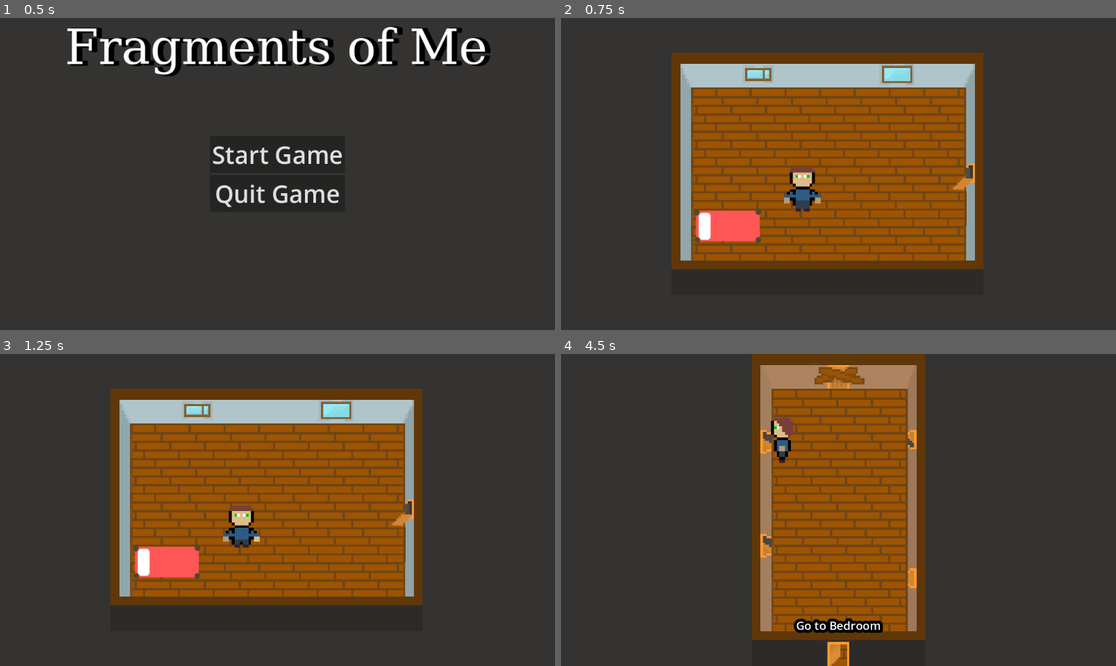
Above: before the commit, frames 1-4 (two rows, left to right).
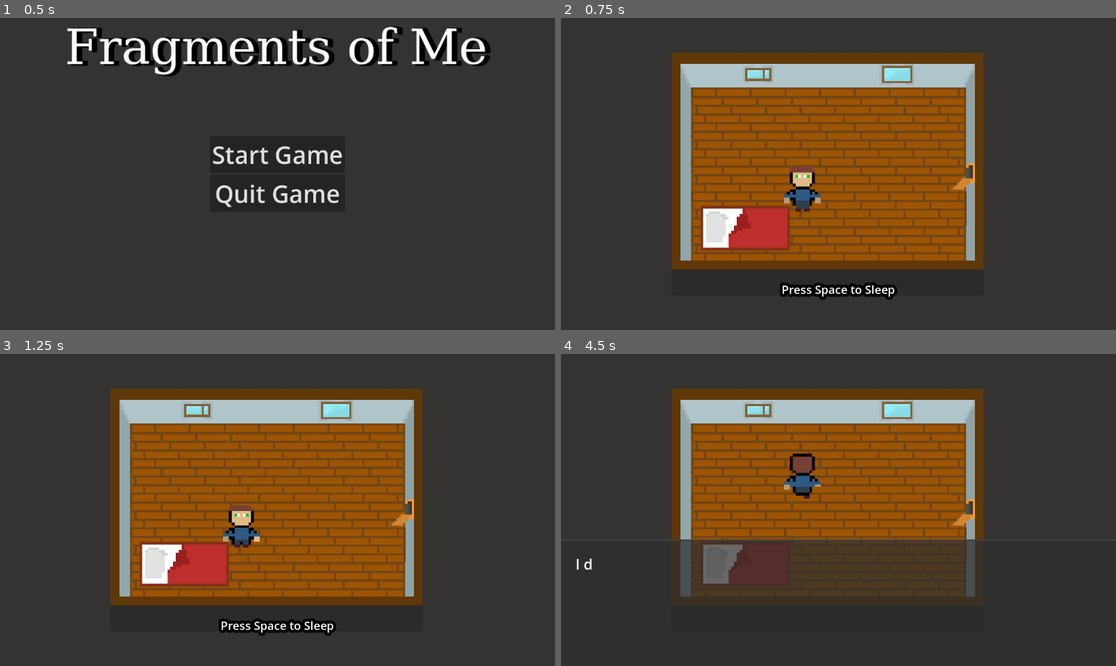
Above: after the commit, the same moments.

Repository: Warreign/fragments-of-me
Game: Godot game, scene res://ui/main_menu.tscn
Same seed, same stepped clock (60 frames per second), same inputs: the game is played once before the commit and once after it.
Inputs (mouse positions are in pixels of both pictures, inside the frame that each line leads up to):
- Up to frame 1 (0.5 s): no input
- Up to frame 2 (0.75 s): click "Start Game" at 0.5 s
- Up to frame 3 (1.25 s): no input
- Up to frame 4 (4.5 s): tap Space (primary_action) at 1.25, 2, 2.75, 3.5, 3.6, 4.25 s; move the mouse to (960, 494) at 1.27 s; hold Right (move_right) 1.28-2.03 s; click (960, 494) at 1.35 s; tap Q (toggle_time, bound only after the commit) at 1.55, 2.1, 3.05 s; move the mouse to (727, 525) at 2.02 s; hold S (move_down) 2.03-2.78 s; click (727, 525) at 2.3 s; move the mouse to (894, 441) at 2.77 s; hold Right (move_right) 2.78-3.53 s; click (894, 441) at 2.85 s; move the mouse to (810, 572) at 3.52 s; hold W (move_up) 3.53-4.28 s; click (810, 572) at 3.8 s; move the mouse to (1005, 556) at 4.27 s; hold A (move_left) from 4.28 s (still down); tap R (secondary_action, bound only after the commit) at 4.35 s

Frame 1 is identical in both runs. In frame 2, 3.1% of the frame differs, in the area x 23-61%, y 60-91%; in frame 3, 3.1%; in frame 4, 35%, in the area x 2-77%, y 0-100%.

Commit message:
toggle time

Diff:
--- a/Player.tscn
+++ b/Player.tscn
@@ -157,6 +157,7 @@
 debug_color = Color(0.846175, 0.262715, 0.68216, 0.42)
 
 [node name="AnimatedSprite2D" type="AnimatedSprite2D" parent="."]
+z_index = 2
 texture_filter = 1
 scale = Vector2(3, 3)
 sprite_frames = SubResource("SpriteFrames_lbqaa")
--- /dev/null
+++ b/art/bed.tres
@@ -0,0 +1,7 @@
+[gd_resource type="AtlasTexture" load_steps=2 format=3 uid="uid://cnpsg5uqobc2h"]
+
+[ext_resource type="Texture2D" uid="uid://lyx3tywyiy4n" path="res://art/items.png" id="1_lmr22"]
+
+[resource]
+atlas = ExtResource("1_lmr22")
+region = Rect2(0, 0, 16, 32)
--- a/common/controller.gd
+++ b/common/controller.gd
@@ -7,6 +7,8 @@
 var current_scene : Node = null
 
 var _is_handling_movement : bool = true
+
+var current_tileset_id : int = 2
 
 @export var player : Player
 
@@ -58,3 +60,15 @@
 
 func goto_main_menu():
 	goto_scene(menu_scene, false)
+
+func toggle_time():
+	if (is_in_menu):
+		return
+	var old_id : int = current_tileset_id
+	if (current_tileset_id == 2):
+		current_tileset_id = 1
+	else:
+		current_tileset_id = 2
+	var room_tileset : RoomTiles = (current_scene.get_node("RoomTiles") as RoomTiles)
+	room_tileset.tile_set.set_source_id(old_id, current_tileset_id)
+	room_tileset.notify_runtime_tile_data_update()
--- a/common/hud.gd
+++ b/common/hud.gd
@@ -31,6 +31,7 @@
 
 func hide_dialog_panel():
 	is_dialog_shown = false
+	is_animating = false
 	dialog_panel.hide()
 	Controller.set_handling_movement(true)
 
@@ -50,7 +51,7 @@
 
 func skip_text_animation():
 	is_animating = false
-	percent_shown = 1
+	percent_shown = 1.1
 	dialog_text.set_visible_ratio(1)
 
 # Called when the node enters the scene tree for the first time.
@@ -94,4 +95,5 @@
 
 func main_menu():
 	unpause_game()
+	hide_dialog_panel()
 	Controller.goto_main_menu()
--- a/objects/bed.gd
+++ b/objects/bed.gd
@@ -1,7 +1,7 @@
 extends StaticInteractable
 
 func _on_interact():
-	print("Interacted with " + name)
+	Hud.show_dialog_panel("I don't want to sleep anymore")
 
 func get_action_text():
 	return "Press Space to Sleep"
--- a/objects/static_interactable.tscn
+++ b/objects/static_interactable.tscn
@@ -3,6 +3,7 @@
 [ext_resource type="Script" path="res://objects/static_interactable.gd" id="1_get7x"]
 
 [node name="StaticInteractable" type="Area2D"]
+texture_filter = 1
 script = ExtResource("1_get7x")
 
 [node name="CollisionShape2D" type="CollisionShape2D" parent="."]
--- a/player.gd
+++ b/player.gd
@@ -37,6 +37,11 @@
 			var door : Door = (current_interactable as Door)
 			if (door):
 				door.is_locked = !door.is_locked
+
+		if (Input.is_action_just_pressed("toggle_time")):
+			Controller.toggle_time()
+
+
 
 func _get_inputs():
 	if (!Controller.is_handling_movement()):
--- a/project.godot
+++ b/project.godot
@@ -63,13 +63,13 @@
 }
 secondary_action={
 "deadzone": 0.5,
-"events": [Object(InputEventKey,"resource_local_to_scene":fa …(140 unchanged characters)… d":false,"keycode":0,"physical_keycode":69,"key_label":0,"unicode":101,"location":0,"echo":false,"script":null)
+"events": [Object(InputEventKey,"resource_local_to_scene":fa …(140 unchanged characters)… d":false,"keycode":0,"physical_keycode":82,"key_label":0,"unicode":114,"location":0,"echo":false,"script":null)
 ]
 }
 dialog_interaction={
 "deadzone": 0.5,
-"events": [Object(InputEventKey,"resource_local_to_scene":false,"resource_name":"","device":-1,"window_id":0,"alt_pressed":false,"shift_pressed":false,"ctrl_pressed":false,"meta_pressed":false,"pressed":false,"keycode":0,"physical_keycode":32,"key_label":0,"unicode":32,"location":0,"echo":false,"script":null)
-, Object(InputEventMouseButton,"resource_local_to_scene":false,"resource_name":"","device":-1,"window_id":0,"alt_pressed":false,"shift_pressed":false,"ctrl_pressed":false,"meta_pressed":false,"button_mask":1,"position":Vector2(125, 17),"global_position":Vector2(137, 74),"factor":1.0,"button_index":1,"canceled":false,"pressed":true,"double_click":false,"script":null)
+"events": [Object(InputEventMouseButton,"resource_local_to_scene":false,"resource_name":"","device":-1,"window_id":0,"alt_pressed":false,"shift_pressed":false,"ctrl_pressed":false,"meta_pressed":false,"button_mask":1,"position":Vector2(125, 17),"global_position":Vector2(137, 74),"factor":1.0,"button_index":1,"canceled":false,"pressed":true,"double_click":false,"script":null)
+, Object(InputEventKey,"resource_local_to_scene":false,"resource_name":"","device":-1,"window_id":0,"alt_pressed":false,"shift_pressed":false,"ctrl_pressed":false,"meta_pressed":false,"pressed":false,"keycode":0,"physical_keycode":69,"key_label":0,"unicode":101,"location":0,"echo":false,"script":null)
 ]
 }
 pause={
@@ -77,6 +77,11 @@
 "events": [Object(InputEventKey,"resource_local_to_scene":false,"resource_name":"","device":-1,"window_id":0,"alt_press …(195 unchanged characters)…
 ]
 }
+toggle_time={
+"deadzone": 0.5,
+"events": [Object(InputEventKey,"resource_local_to_scene":false,"resource_name":"","device":-1,"window_id":0,"alt_pressed":false,"shift_pressed":false,"ctrl_pressed":false,"meta_pressed":false,"pressed":false,"keycode":0,"physical_keycode":81,"key_label":0,"unicode":113,"location":0,"echo":false,"script":null)
+]
+}
 
 [rendering]
 
--- a/rooms.tres
+++ b/rooms.tres
@@ -7,6 +7,126 @@
 
 [sub_resource type="TileSetAtlasSource" id="TileSetAtlasSource_gfhht"]
 texture = ExtResource("1_f6hqi")
+1:0/0 = 0
+0:1/0 = 0
+0:2/0 = 0
+0:3/0 = 0
+0:4/0 = 0
+0:5/0 = 0
+0:6/0 = 0
+1:6/0 = 0
+1:5/0 = 0
+0:0/0 = 0
+2:1/0 = 0
+3:2/0 = 0
+3:3/0 = 0
+2:4/0 = 0
+2:6/0 = 0
+2:7/0 = 0
+3:5/0 = 0
+3:4/0 = 0
+1:1/0 = 0
+1:2/0 = 0
+1:3/0 = 0
+1:4/0 = 0
+2:5/0 = 0
+2:3/0 = 0
+2:2/0 = 0
+0:7/0 = 0
+1:8/0 = 0
+0:8/0 = 0
+2:8/0 = 0
+3:7/0 = 0
+4:6/0 = 0
+3:8/0 = 0
+4:8/0 = 0
+5:8/0 = 0
+6:7/0 = 0
+6:6/0 = 0
+6:5/0 = 0
+5:4/0 = 0
+4:4/0 = 0
+6:8/0 = 0
+7:8/0 = 0
+8:7/0 = 0
+9:6/0 = 0
+9:5/0 = 0
+9:4/0 = 0
+8:3/0 = 0
+7:2/0 = 0
+6:2/0 = 0
+5:2/0 = 0
+4:2/0 = 0
+4:7/0 = 0
+5:7/0 = 0
+7:6/0 = 0
+8:5/0 = 0
+8:4/0 = 0
+9:3/0 = 0
+9:2/0 = 0
+8:1/0 = 0
+7:1/0 = 0
+6:0/0 = 0
+5:0/0 = 0
+4:0/0 = 0
+3:1/0 = 0
+1:7/0 = 0
+6:1/0 = 0
+5:1/0 = 0
+4:3/0 = 0
+5:6/0 = 0
+7:5/0 = 0
+8:2/0 = 0
+2:0/0 = 0
+3:0/0 = 0
+4:1/0 = 0
+4:5/0 = 0
+5:5/0 = 0
+6:4/0 = 0
+0:9/size_in_atlas = Vector2i(17, 1)
+0:9/0 = 0
+20:9/0 = 0
+15:10/size_in_atlas = Vector2i(3, 3)
+15:10/0 = 0
+10:0/size_in_atlas = Vector2i(8, 9)
+10:0/0 = 0
+7:0/0 = 0
+8:0/0 = 0
+9:1/0 = 0
+7:4/0 = 0
+5:3/0 = 0
+7:3/0 = 0
+6:3/0 = 0
+9:0/0 = 0
+3:6/0 = 0
+7:7/0 = 0
+9:7/0 = 0
+9:8/0 = 0
+8:8/0 = 0
+8:6/0 = 0
+12:10/0 = 0
+11:11/0 = 0
+10:11/0 = 0
+9:10/0 = 0
+10:10/0 = 0
+9:11/0 = 0
+10:12/0 = 0
+11:10/0 = 0
+8:10/0 = 0
+13:10/0 = 0
+11:12/0 = 0
+12:12/0 = 0
+13:11/0 = 0
+14:11/0 = 0
+9:12/0 = 0
+12:11/0 = 0
+14:10/0 = 0
+13:12/0 = 0
+14:12/0 = 0
+7:11/0 = 0
+8:11/0 = 0
+18:4/0 = 0
+18:3/0 = 0
 
 [sub_resource type="TileSetAtlasSource" id="TileSetAtlasSource_erj75"]
 texture = ExtResource("1_pwcqp")
@@ -122,4 +242,4 @@
 physics_layer_0/collision_layer = 1
 physics_layer_0/physics_material = SubResource("PhysicsMaterial_tqe5q")
 sources/2 = SubResource("TileSetAtlasSource_erj75")
-sources/0 = SubResource("TileSetAtlasSource_gfhht")
+sources/1 = SubResource("TileSetAtlasSource_gfhht")
--- a/rooms/Bedroom.tscn
+++ b/rooms/Bedroom.tscn
@@ -5,16 +5,16 @@
 [ext_resource type="PackedScene" uid="uid://cvogxl1ccrhnf" path="res://objects/static_interactable.tscn" id="3_gjkis"]
 [ext_resource type="Script" path="res://rooms/room_tilemap.gd" id="3_hlq27"]
 [ext_resource type="Script" path="res://objects/bed.gd" id="4_0aneo"]
-[ext_resource type="Texture2D" uid="uid://dbw3fv6im6aek" path="res://art/Bed.png" id="5_bypre"]
 [ext_resource type="PackedScene" uid="uid://bghbvcto7nwvq" path="res://objects/door.tscn" id="6_6ksv3"]
+[ext_resource type="Texture2D" uid="uid://cnpsg5uqobc2h" path="res://art/bed.tres" id="6_d1nup"]
 [ext_resource type="PackedScene" uid="uid://b4fkn0abcmmcu" path="res://objects/interactable.tscn" id="7_vlhy6"]
 [ext_resource type="Script" path="res://objects/window.gd" id="8_pgfgn"]
 
 [sub_resource type="RectangleShape2D" id="RectangleShape2D_tjgnb"]
-size = Vector2(44, 26)
+size = Vector2(50, 31)
 
 [sub_resource type="RectangleShape2D" id="RectangleShape2D_3egva"]
-size = Vector2(30, 16.9999)
+size = Vector2(42, 23.9999)
 
 [sub_resource type="RectangleShape2D" id="RectangleShape2D_a7fu4"]
 size = Vector2(20, 17)
@@ -33,22 +33,23 @@
 script = ExtResource("3_hlq27")
 
 [node name="Bed" parent="." instance=ExtResource("3_gjkis")]
-position = Vector2(-13, -19)
+position = Vector2(-6, -18)
 rotation = -3.14159
 script = ExtResource("4_0aneo")
 
 [node name="CollisionShape2D" parent="Bed" index="0"]
-position = Vector2(21, -36)
+position = Vector2(20, -33.5)
 shape = SubResource("RectangleShape2D_tjgnb")
 
 [node name="CollisionShape2D" parent="Bed/StaticBody2D" index="0"]
-position = Vector2(22, -34.5)
+position = Vector2(20.9999, -35.0001)
 shape = SubResource("RectangleShape2D_3egva")
 
 [node name="Sprite2D" parent="Bed" index="2"]
-position = Vector2(22, -36)
-scale = Vector2(0.32, 0.32)
-texture = ExtResource("5_bypre")
+position = Vector2(20.9999, -36.0001)
+rotation = 1.57079
+scale = Vector2(1.28911, 1.28911)
+texture = ExtResource("6_d1nup")
 
 [node name="Camera2D" type="Camera2D" parent="."]
 position = Vector2(16, -7)
--- a/rooms/bathroom.tscn
+++ b/rooms/bathroom.tscn
@@ -1,11 +1,54 @@
-[gd_scene load_steps=5 format=4 uid="uid://c8w5fc4skkskq"]
+[gd_scene load_steps=19 format=4 uid="uid://dl7kckjinvwur"]
 
 [ext_resource type="TileSet" uid="uid://cmu6ss22756uw" path="res://rooms.tres" id="1_as6q7"]
 [ext_resource type="Script" path="res://rooms/room.gd" id="1_iy5jg"]
 [ext_resource type="Script" path="res://rooms/room_tilemap.gd" id="3_0bqxp"]
 [ext_resource type="PackedScene" uid="uid://bghbvcto7nwvq" path="res://objects/door.tscn" id="3_ab5r5"]
+[ext_resource type="PackedScene" uid="uid://cvogxl1ccrhnf" path="res://objects/static_interactable.tscn" id="5_ohxsq"]
+[ext_resource type="Texture2D" uid="uid://lyx3tywyiy4n" path="res://art/items.png" id="6_pp4ou"]
 
-[node name="Node2D" type="Node2D"]
+[sub_resource type="RectangleShape2D" id="RectangleShape2D_sx3vp"]
+size = Vector2(42, 24)
+
+[sub_resource type="CapsuleShape2D" id="CapsuleShape2D_gt3vx"]
+radius = 8.0
+height = 32.0
+
+[sub_resource type="AtlasTexture" id="AtlasTexture_bxv5f"]
+atlas = ExtResource("6_pp4ou")
+region = Rect2(64, 0, 32, 16)
+
+[sub_resource type="CircleShape2D" id="CircleShape2D_a3q0k"]
+radius = 12.0
+
+[sub_resource type="CircleShape2D" id="CircleShape2D_m5ale"]
+radius = 9.0
+
+[sub_resource type="AtlasTexture" id="AtlasTexture_grr0t"]
+atlas = ExtResource("6_pp4ou")
+region = Rect2(48, 0, 16, 16)
+
+[sub_resource type="RectangleShape2D" id="RectangleShape2D_j8027"]
+size = Vector2(16, 20)
+
+[sub_resource type="RectangleShape2D" id="RectangleShape2D_dw65u"]
+size = Vector2(15.5, 11)
+
+[sub_resource type="AtlasTexture" id="AtlasTexture_6ndjj"]
+atlas = ExtResource("6_pp4ou")
+region = Rect2(96, 0, 16, 16)
+
+[sub_resource type="RectangleShape2D" id="RectangleShape2D_gi46r"]
+size = Vector2(21, 17)
+
+[sub_resource type="RectangleShape2D" id="RectangleShape2D_ba3ul"]
+size = Vector2(12, 16)
+
+[sub_resource type="AtlasTexture" id="AtlasTexture_xdbq1"]
+atlas = ExtResource("6_pp4ou")
+region = Rect2(112, 0, 16, 16)
+
+[node name="Bathroom" type="Node2D"]
 script = ExtResource("1_iy5jg")
 
 [node name="RoomTiles" type="TileMapLayer" parent="."]
@@ -28,3 +71,68 @@
 
 [node name="LastPosition" type="Node2D" parent="."]
 position = Vector2(41, -9)
+
+[node name="BathTub" parent="." instance=ExtResource("5_ohxsq")]
+
+[node name="CollisionShape2D" parent="BathTub" index="0"]
+position = Vector2(-33, -20)
+shape = SubResource("RectangleShape2D_sx3vp")
+
+[node name="CollisionShape2D" parent="BathTub/StaticBody2D" index="0"]
+position = Vector2(-34, -21)
+rotation = 1.57079
+shape = SubResource("CapsuleShape2D_gt3vx")
+
+[node name="Sprite2D" parent="BathTub" index="2"]
+position = Vector2(-34, -21)
+texture = SubResource("AtlasTexture_bxv5f")
+
+[node name="Toilet" parent="." instance=ExtResource("5_ohxsq")]
+
+[node name="CollisionShape2D" parent="Toilet" index="0"]
+position = Vector2(-45, 15)
+shape = SubResource("CircleShape2D_a3q0k")
+
+[node name="CollisionShape2D" parent="Toilet/StaticBody2D" index="0"]
+position = Vector2(-49, 15)
+shape = SubResource("CircleShape2D_m5ale")
+
+[node name="Sprite2D" parent="Toilet" index="2"]
+position = Vector2(-47, 15)
+rotation = 1.57079
+texture = SubResource("AtlasTexture_grr0t")
+
+[node name="Sink" parent="." instance=ExtResource("5_ohxsq")]
+position = Vector2(51, -16)
+
+[node name="CollisionShape2D" parent="Sink" index="0"]
+position = Vector2(-38, -7)
+shape = SubResource("RectangleShape2D_j8027")
+
+[node name="CollisionShape2D" parent="Sink/StaticBody2D" index="0"]
+position = Vector2(-38, -10)
+shape = SubResource("RectangleShape2D_dw65u")
+
+[node name="Sprite2D" parent="Sink" index="2"]
+position = Vector2(-38, -8)
+texture = SubResource("AtlasTexture_6ndjj")
+
+[node name="Closet" parent="." instance=ExtResource("5_ohxsq")]
+
+[node name="CollisionShape2D" parent="Closet" index="0"]
+position = Vector2(47.5, 19.5)
+shape = SubResource("RectangleShape2D_gi46r")
+
+[node name="CollisionShape2D" parent="Closet/StaticBody2D" index="0"]
+position = Vector2(48, 19)
+shape = SubResource("RectangleShape2D_ba3ul")
+
+[node name="Sprite2D" parent="Closet" index="2"]
+position = Vector2(51, 19)
+rotation = -3.14159
+texture = SubResource("AtlasTexture_xdbq1")
+
+[editable path="BathTub"]
+[editable path="Toilet"]
+[editable path="Sink"]
+[editable path="Closet"]
--- /dev/null
+++ b/rooms/past_rooms.tres
@@ -0,0 +1,9 @@
+[gd_resource type="TileSet" load_steps=3 format=3 uid="uid://b7metsnjapbcf"]
+
+[ext_resource type="Texture2D" uid="uid://dadgxrok74di7" path="res://art/past_map.png" id="1_lyrnw"]
+
+[sub_resource type="TileSetAtlasSource" id="TileSetAtlasSource_4ky1h"]
+texture = ExtResource("1_lyrnw")
+
+[resource]
+sources/0 = SubResource("TileSetAtlasSource_4ky1h")
Not shown, added: art/items.png.import
Not shown: 1 places in common/hud.tscn that only renumber resources
Not shown, added: music/doreopening.mp3.import
Not shown, added: music/explosion.mp3.import
Not shown, added: music/knockking.mp3.import
Not shown, added: music/maintheme.mp3.import
Not shown, added: music/note.mp3.import
Not shown, added: music/safeopening.mp3.import
Not shown, added: music/smartphone.mp3.import
Not shown: 1 places in rooms/basement.tscn that only renumber resources
Not shown: 1 places in rooms/kitchen.tscn that only renumber resources
Not shown: 1 places in rooms/living_room.tscn that only renumber resources
(and 1 more such lines)
